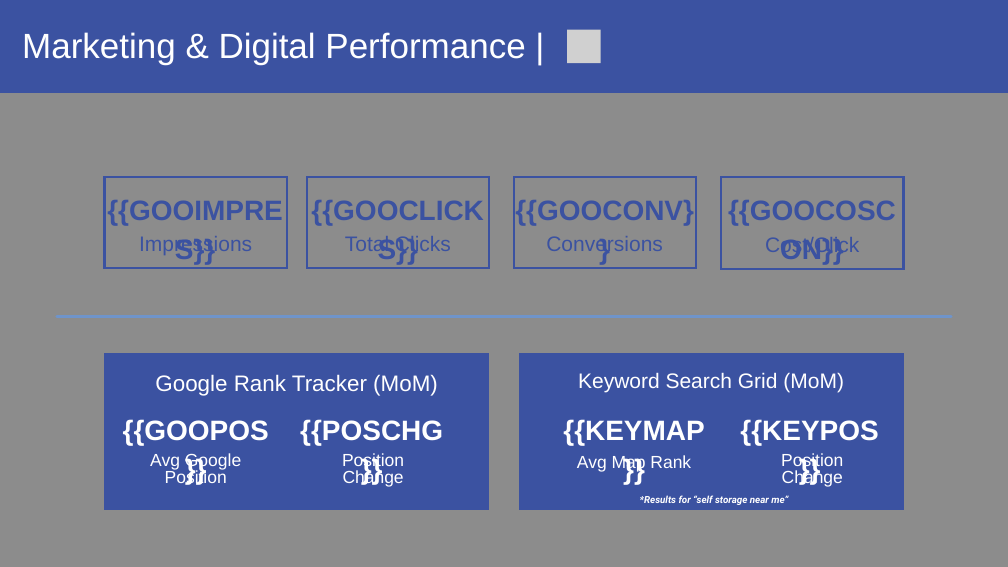
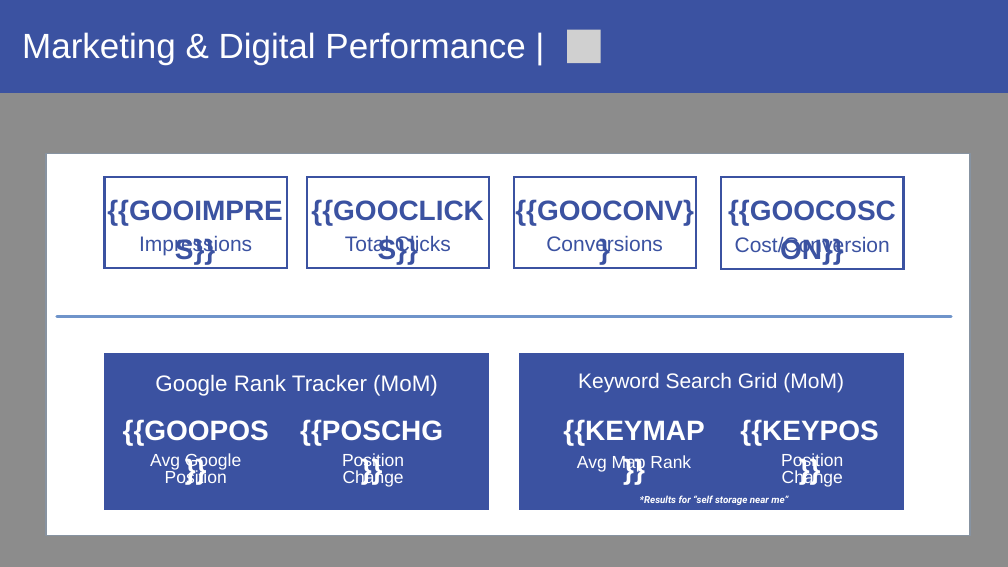
Before and after one commit to alexandermburke/ProformaBuilder, a slide deck: slide 11 of storeinsight/public/OWNERTEMPLATE_v1.pptx. Drawn at 1008x567 pixels with LibreOffice and Linux fonts; fonts in the diff are those of the drawing; grey boxes stand for pictures; background and template pictures are left out; a plain dark background stands for a picture behind light text. Boxes give left, top, right and bottom in pixels: in the first picture for what was removed or moved away, otherwise in the second. Text is boxed around its words. In the diff, an @@ line names an element or a change of style, - is before the commit and + after.

```diff
--- a/storeinsight/public/OWNERTEMPLATE_v1.pptx
+++ b/storeinsight/public/OWNERTEMPLATE_v1.pptx
@@ rectangle added at [46, 153, 970, 535], fill #FFFFFF, outline #233953 2 pt @@
@@ text at [735, 236, 890, 256]: text changed @@
-Cost/Click
+Cost/Conversion
```
Also in this commit, not shown: 8 other slides changed, 2 slides removed, 3 other files.
